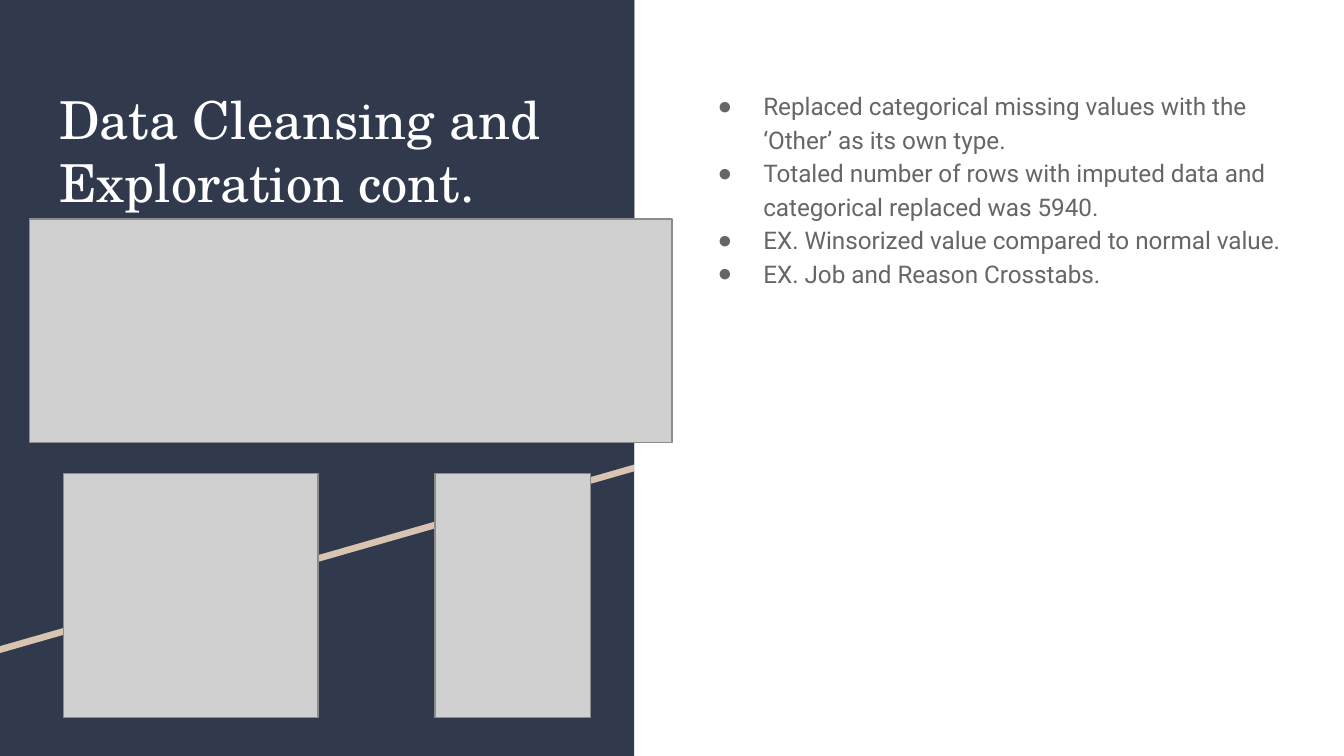
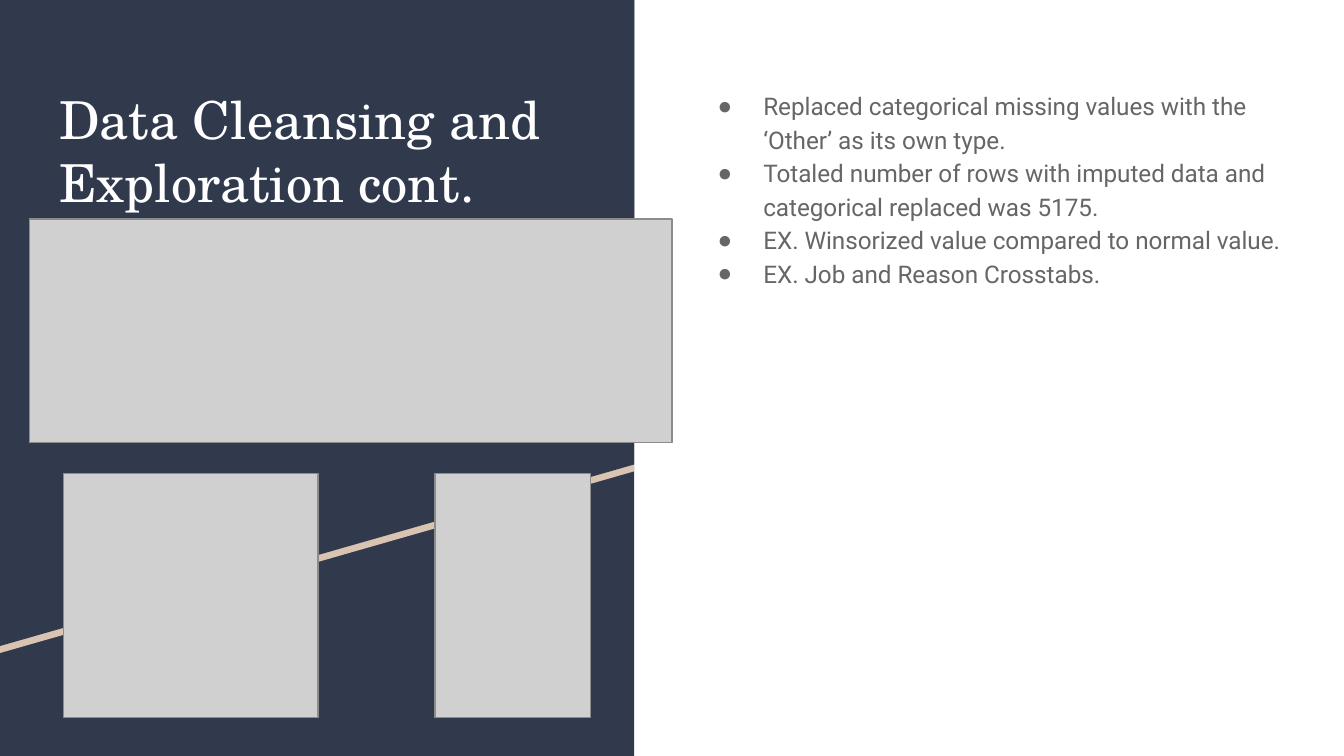
Before and after one commit to jake052799/ThinkfulProjectsAssessmentsandData, a slide deck: slide 7 of Capstone Folder/HMEQCapstone2/HomeEquityDefaultPrediction.pptx. Drawn at 1344x756 pixels with LibreOffice and Linux fonts; fonts in the diff are those of the drawing; grey boxes stand for pictures. Boxes give left, top, right and bottom in pixels: in the first picture for what was removed or moved away, otherwise in the second. Text is boxed around its words. In the diff, an @@ line names an element or a change of style, - is before the commit and + after.

```diff
--- a/Capstone Folder/HMEQCapstone2/HomeEquityDefaultPrediction.pptx
+++ b/Capstone Folder/HMEQCapstone2/HomeEquityDefaultPrediction.pptx
@@ text at (x1=763, y1=163, x2=1265, y2=221): text changed @@
-● Totaled number of rows with imputed data and categorical replaced was 5940.
+● Totaled number of rows with imputed data and categorical replaced was 5175.
```
Also in this commit, not shown: 1 other slide changed.
